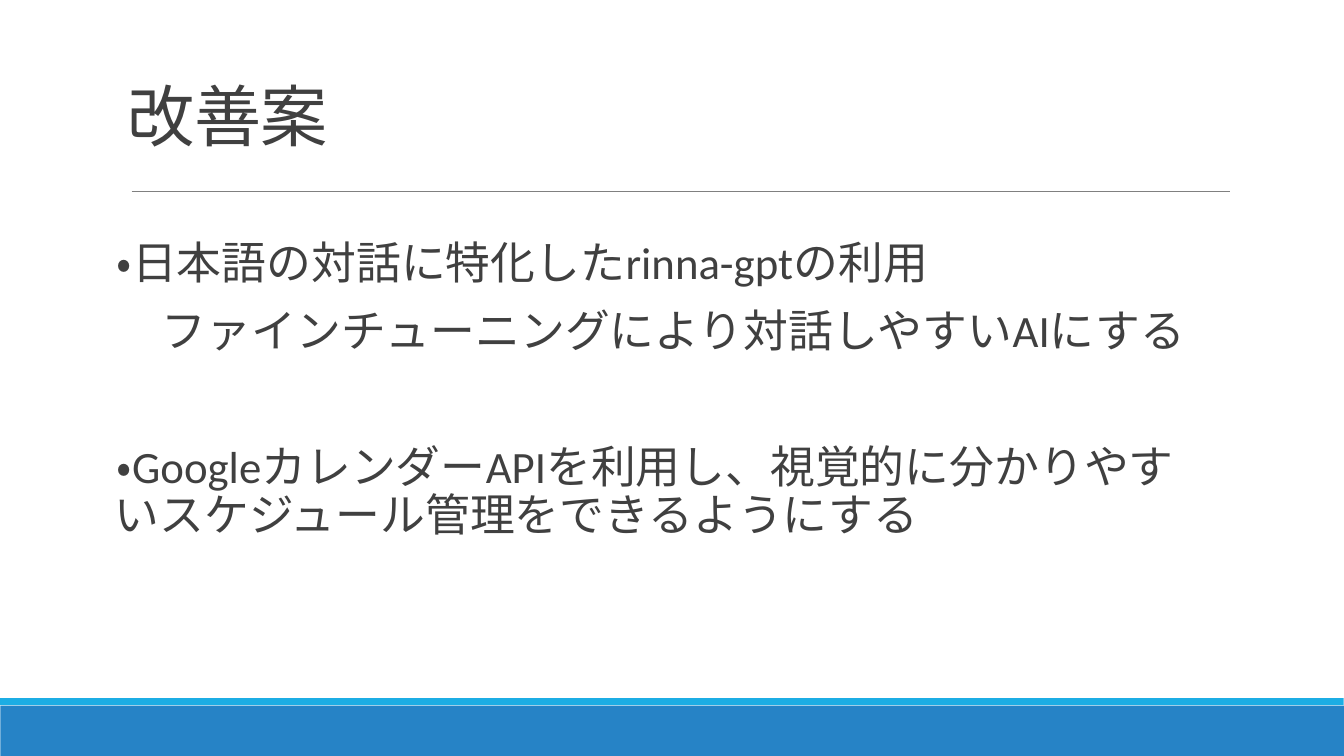
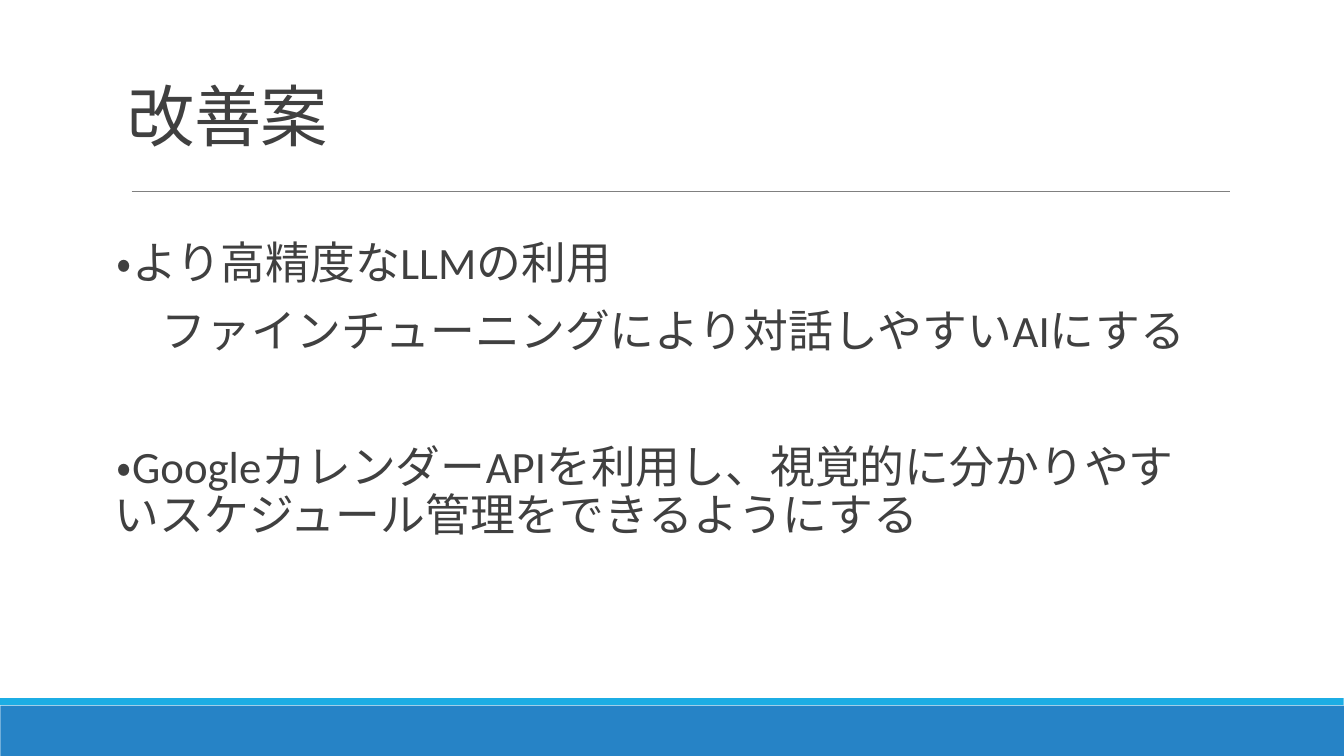
Before and after one commit to kwkm-work/GenerativeAI, a slide deck: slide 6 of 最終課題.pptx (slide 5 before the commit). Drawn at 1344x756 pixels with LibreOffice and Linux fonts; fonts in the diff are those of the drawing. Boxes give left, top, right and bottom in pixels: in the first picture for what was removed or moved away, otherwise in the second. Text is boxed around its words. In the diff, an @@ line names an element or a change of style, - is before the commit and + after.

```diff
--- a/最終課題.pptx
+++ b/最終課題.pptx
@@ text at [117, 241, 611, 283]: text changed @@
-  ・日本語の対話に特化したrinna-gptの利用
+  ・より高精度なLLMの利用
```
Also in this commit, not shown: 1 other slide changed, 1 slide added, 2 other files.
